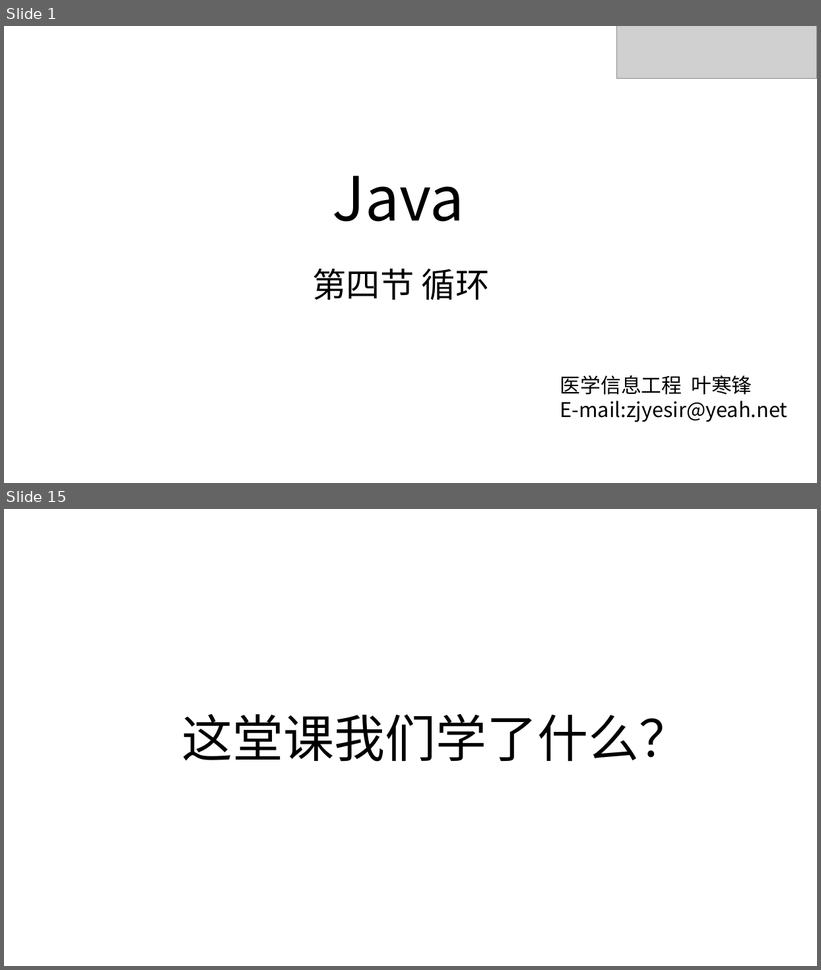
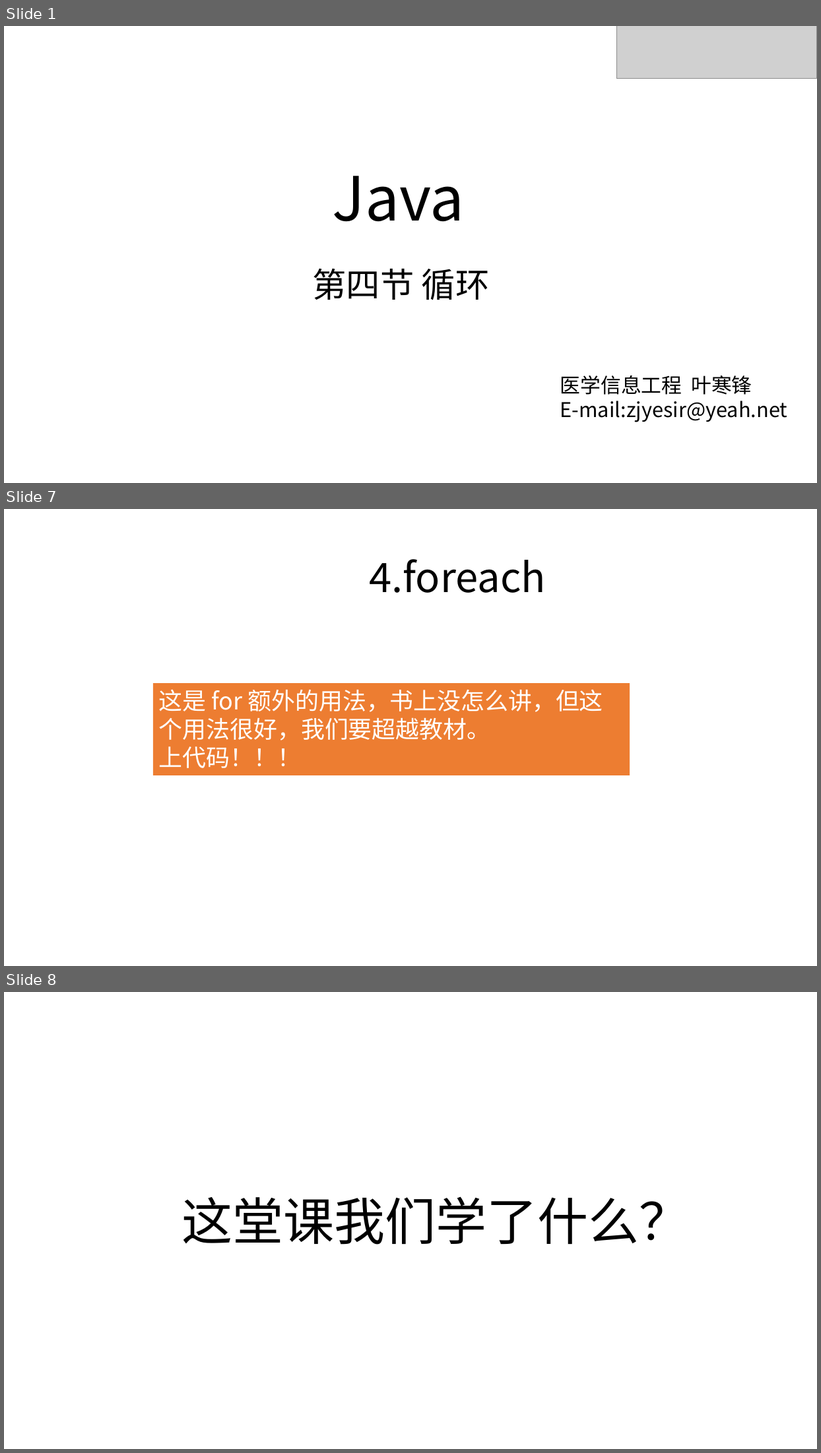
Before and after one commit to zjyesir/hmc_java_1, a slide deck: ppt/2.2循环.pptx. Shown one above the other, each under a label of ours: slides 1 and 15 before the commit, slides 1, 7 and 8 after it; the slides between them are not shown. The pictures are 821x970 and 821x1453 pixels, drawn with LibreOffice and Linux fonts; fonts in the diff are those of the drawing; grey boxes stand for pictures; background and template pictures are left out. Boxes give left, top, right and bottom in pixels: in the first picture for what was removed or moved away, otherwise in the second. Text is boxed around its words. In the diff, an @@ line names an element or a change of style, - is before the commit and + after.

```diff
--- a/ppt/2.2循环.pptx
+++ b/ppt/2.2循环.pptx
@@ slide 7 added at [4,509,817,966], background picture (left out) @@
@@ text added at [369,559,546,593], 48 pt, text #000000 @@
+4.foreach
@@ rectangle added at [153,683,630,776], fill #ED7D31, 28 pt, text #FFFFFF @@
+这是 for 额外的用法，书上没怎么讲，但这个用法很好，我们要超越教材。
+上代码！！！
@@ what was slide 15 is now slide 8 @@
```
Also in this commit, not shown: 1 slide changed, 5 other slides added, 12 slides removed, 4 other files.
